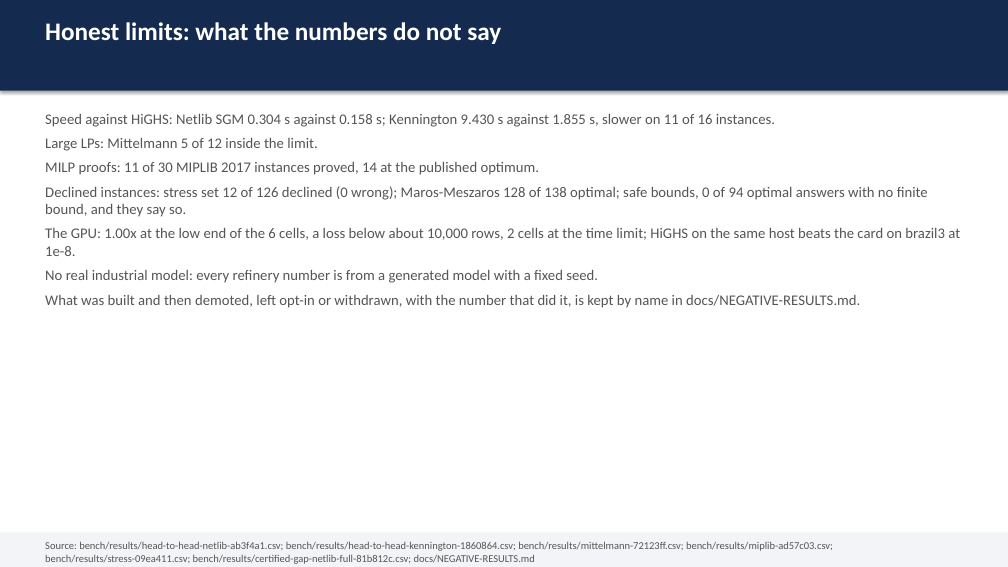
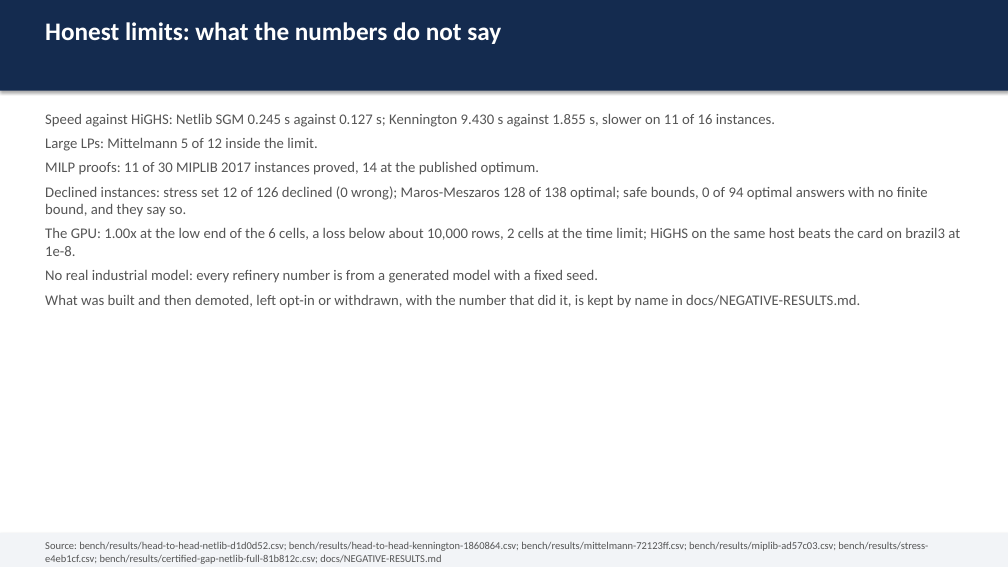
Before and after one commit to thegoodengineers/SANKHYA, a slide deck: slide 11 of docs/SANKHYA-deck.pptx. Drawn at 1008x567 pixels with LibreOffice and Linux fonts; fonts in the diff are those of the drawing. Boxes give left, top, right and bottom in pixels: in the first picture for what was removed or moved away, otherwise in the second. Text is boxed around its words. In the diff, an @@ line names an element or a change of style, - is before the commit and + after.

Commit message:
bench(head-to-head): the four suites on main after #1216 and #1222, HiGHS on Maros-Meszaros, CBC and GLPK marked no QP

```diff
--- a/docs/SANKHYA-deck.pptx
+++ b/docs/SANKHYA-deck.pptx
@@ text at box(45, 114, 775, 127): text changed @@
-Speed against HiGHS: Netlib SGM 0.304 s against 0.158 s; Kennington 9.430 s against 1.855 s, slower on 11 of 16 instances.
+Speed against HiGHS: Netlib SGM 0.245 s against 0.127 s; Kennington 9.430 s against 1.855 s, slower on 11 of 16 instances.
@@ text at box(45, 541, 928, 564): text changed @@
-Source: bench/results/head-to-head-netlib-ab3f4a1.csv; bench/results/head-to-head-kennington-1860864.csv; bench/results/mittelmann-72123ff.csv; bench/results/miplib-ad57c03.csv; bench/results/stress-09ea411.csv; bench/results/certified-gap-netlib-full-81b812c.csv; docs/NEGATIVE-RESULTS.md
+Source: bench/results/head-to-head-netlib-d1d0d52.csv; bench/results/head-to-head-kennington-1860864.csv; bench/results/mittelmann-72123ff.csv; bench/results/miplib-ad57c03.csv; bench/results/stress-e4eb1cf.csv; bench/results/certified-gap-netlib-full-81b812c.csv; docs/NEGATIVE-RESULTS.md
```
Also in this commit, not shown: 2 other slides changed, 11 other files.
